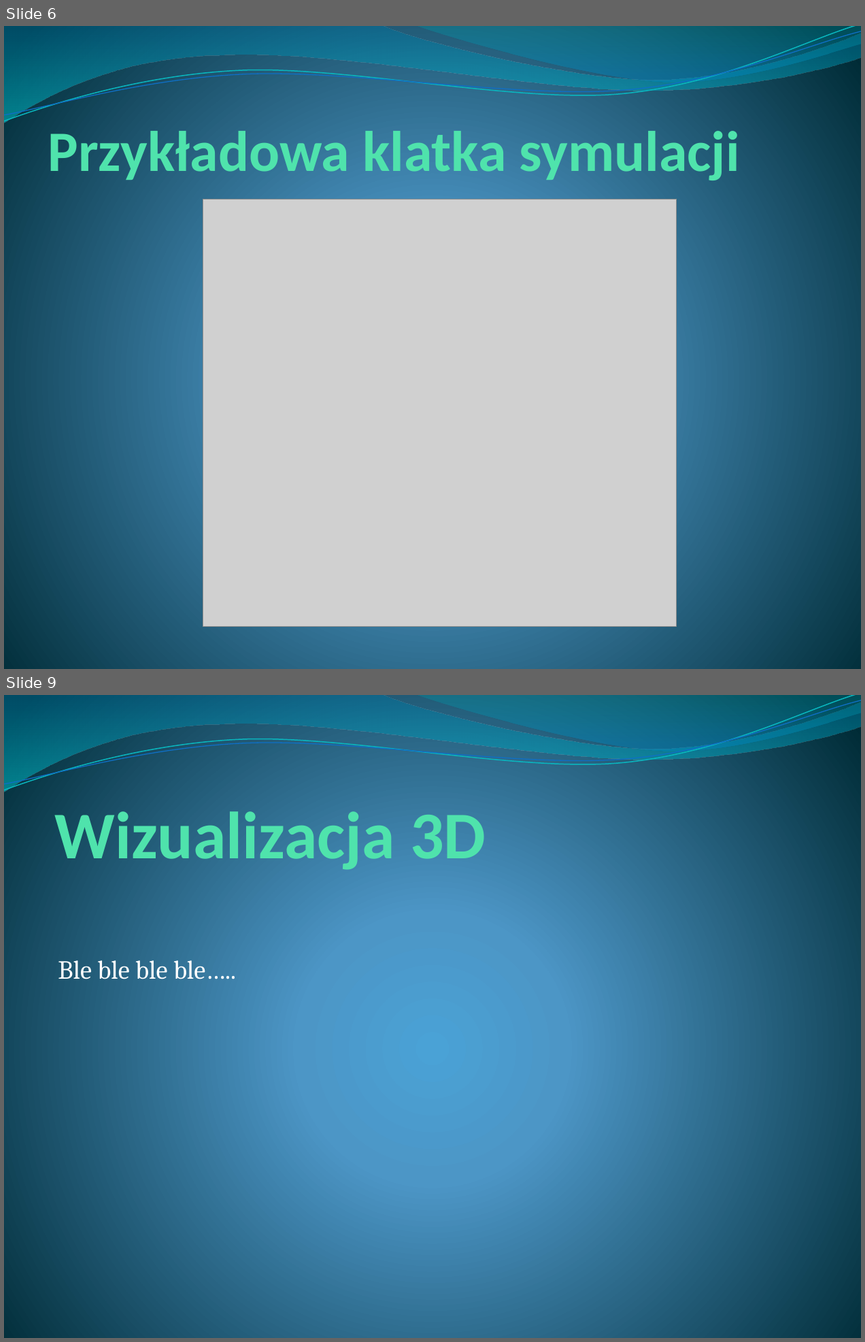
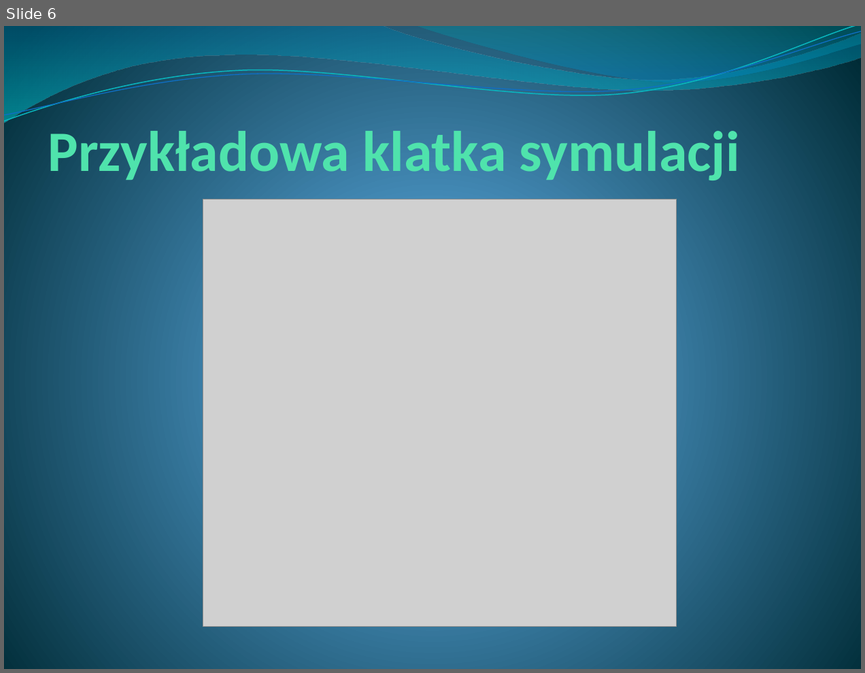
Before and after one commit to styczen/AP_Radar, a slide deck: prezentacja.pptx. Shown one above the other, each under a label of ours: slides 6 and 9 before the commit, slide 6 after it; the slides between them are not shown. The pictures are 865x1342 and 865x673 pixels, drawn with LibreOffice and Linux fonts; fonts in the diff are those of the drawing; grey boxes stand for pictures. Boxes give left, top, right and bottom in pixels: in the first picture for what was removed or moved away, otherwise in the second. Text is boxed around its words. In the diff, an @@ line names an element or a change of style, - is before the commit and + after.

```diff
--- a/prezentacja.pptx
+++ b/prezentacja.pptx
@@ slide 9 removed at bbox=[4, 695, 861, 1338], background gradient #4AA0D6 to #4C98C7 to #002C38; not listed: 4 template elements that a slide beside it also shows @@
@@ title removed at bbox=[54, 803, 485, 874] @@
-Wizualizacja 3D
@@ text removed at bbox=[58, 960, 236, 979] @@
-Ble ble ble ble…..
```
Also in this commit, not shown: 2 slides changed, 4 slides added, 2 other slides removed, 3 other files.
